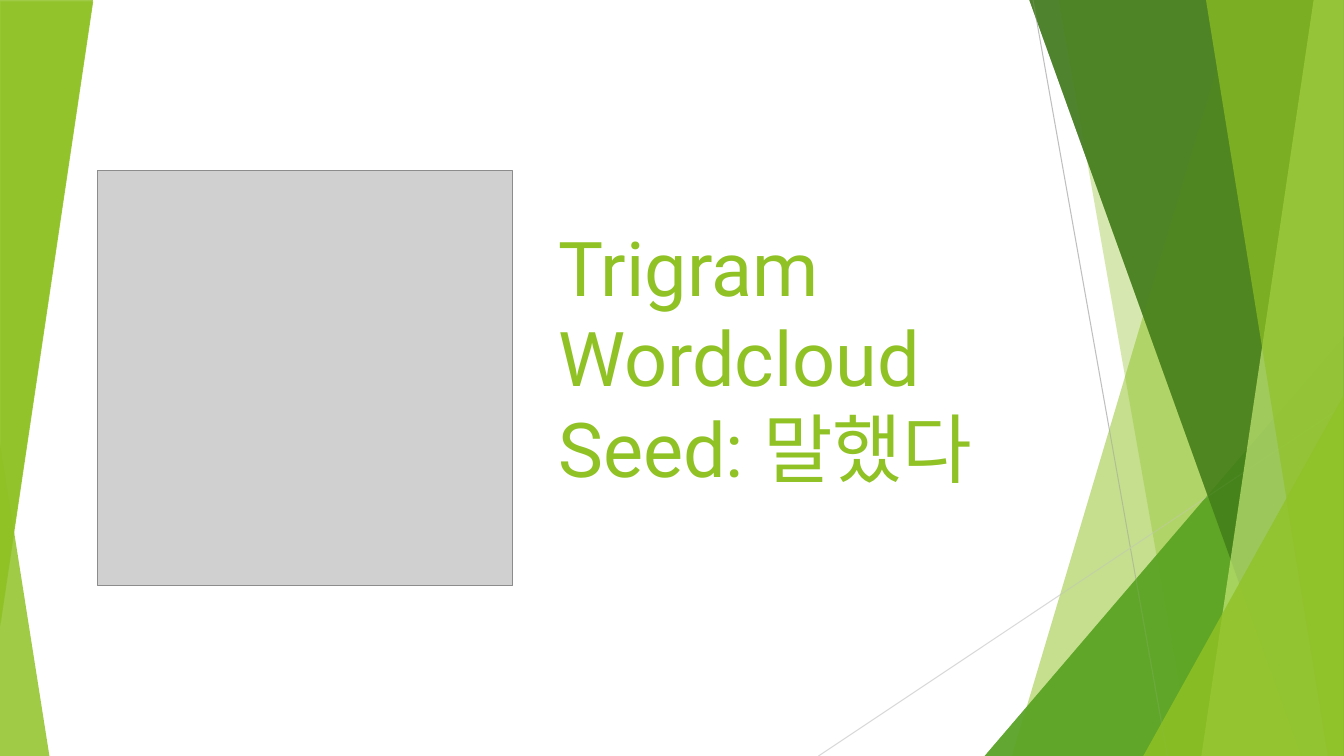
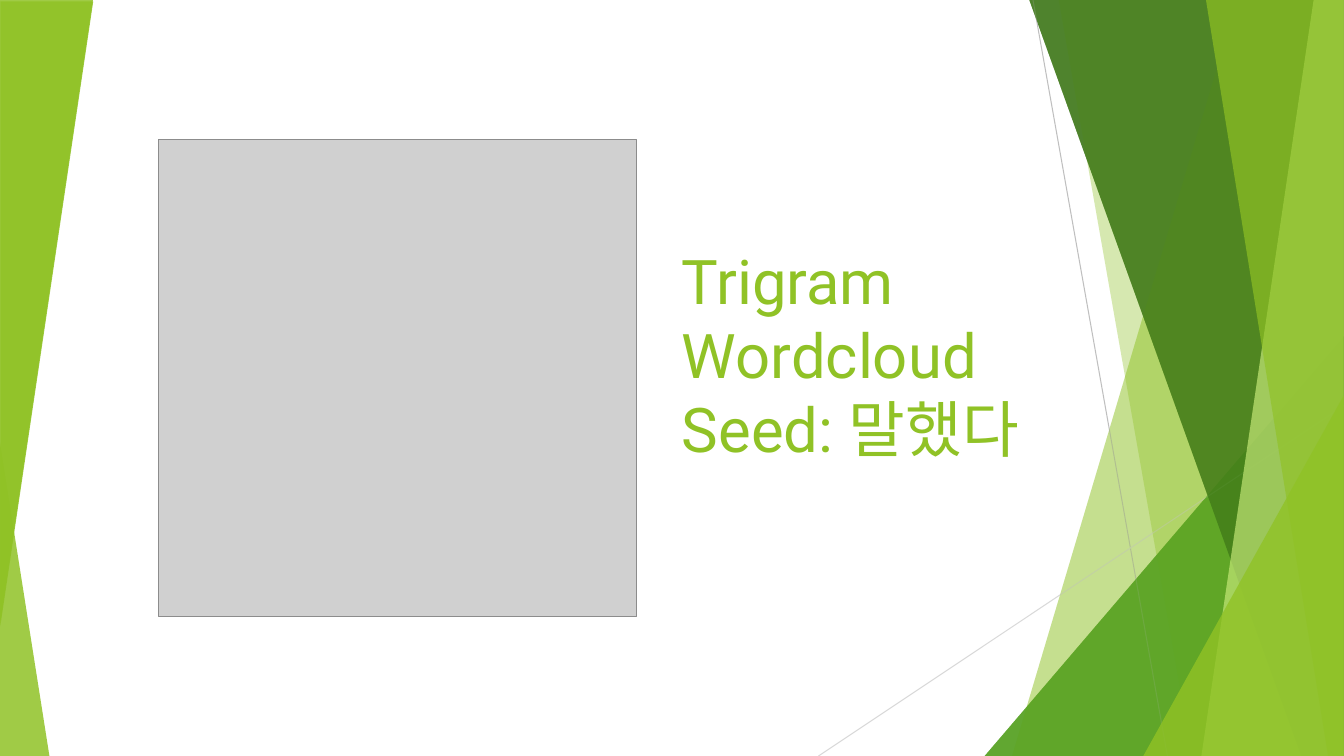
Before and after one commit to ghyeon0/BigData_Homework, a slide deck: slide 45 of HW4/HW4_renew/final_report.pptx (slide 31 before the commit). Drawn at 1344x756 pixels with LibreOffice and Linux fonts; fonts in the diff are those of the drawing; grey boxes stand for pictures. Boxes give left, top, right and bottom in pixels: in the first picture for what was removed or moved away, otherwise in the second. Text is boxed around its words. In the diff, an @@ line names an element or a change of style, - is before the commit and + after.

```diff
--- a/HW4/HW4_renew/final_report.pptx
+++ b/HW4/HW4_renew/final_report.pptx
@@ picture: place and size @@
-picture at bbox=[98, 171, 513, 587]
+picture at bbox=[159, 139, 637, 617]
@@ title "Trigram Wordcloud Seed: 말했다": place and size @@
-title "Trigram Wordcloud Seed: 말했다" at bbox=[558, 241, 972, 483]
+title "Trigram Wordcloud Seed: 말했다" at bbox=[682, 259, 1019, 457]
@@ title "Trigram Wordcloud Seed: 말했다" at bbox=[682, 259, 1019, 457]: size 54 to 44 pt @@
```
Also in this commit, not shown: 2 other slides changed, 15 slides added, 1 slide removed, 2 other files.
